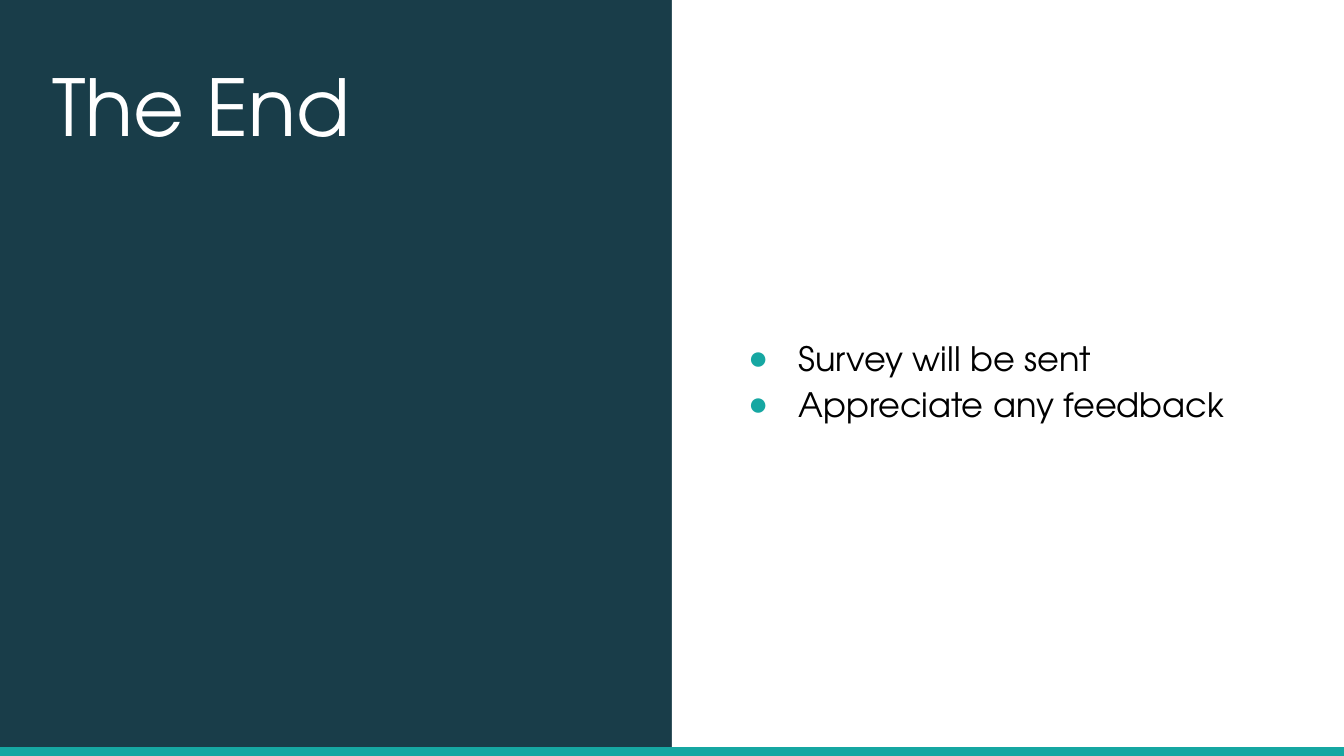
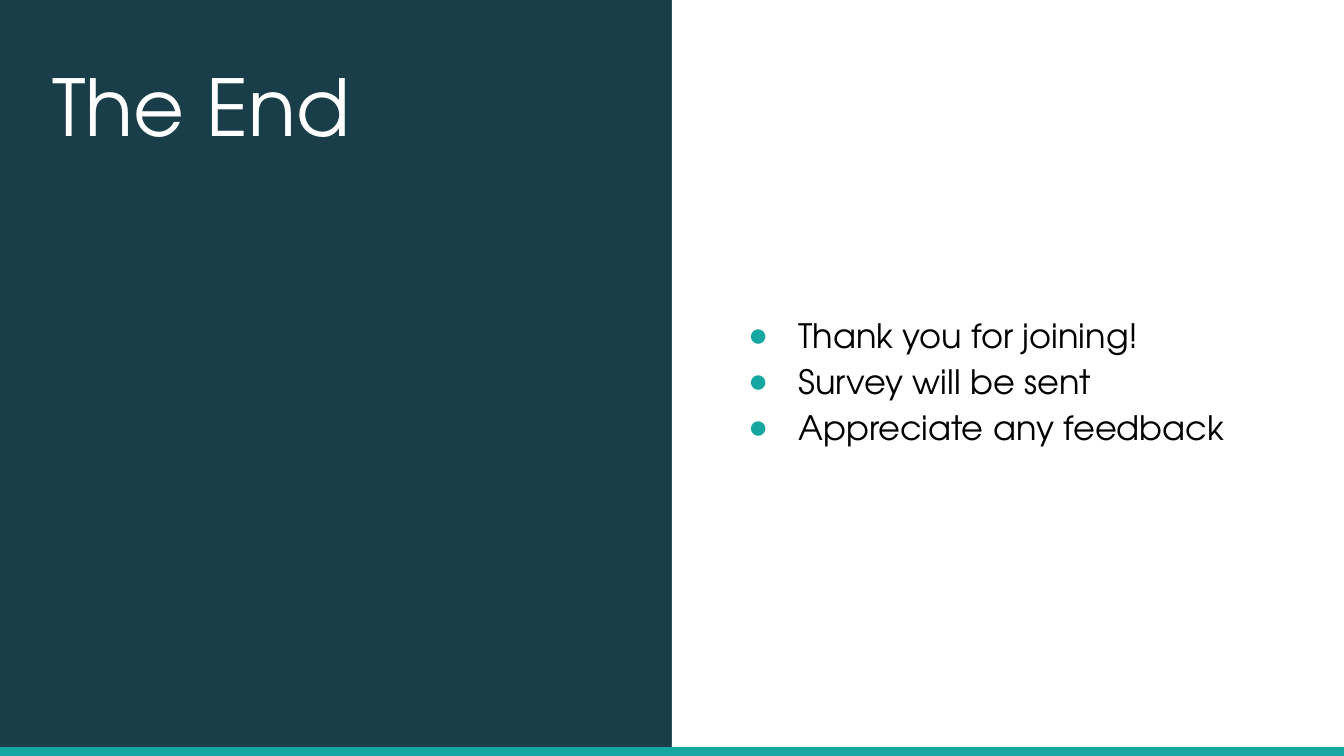
Before and after one commit to DigitalCraftsStudents/Workshop_TypeScript-20201017, a slide deck: slide 41 of TypeScript Workshop 10_17_2020.pptx (slide 40 before the commit). Drawn at 1344x756 pixels with LibreOffice and Linux fonts; fonts in the diff are those of the drawing; background and template pictures are left out. Boxes give left, top, right and bottom in pixels: in the first picture for what was removed or moved away, otherwise in the second. Text is boxed around its words. In the diff, an @@ line names an element or a change of style, - is before the commit and + after.

```diff
--- a/TypeScript Workshop 10_17_2020.pptx
+++ b/TypeScript Workshop 10_17_2020.pptx
@@ text at bbox=[798, 323, 1139, 356]: paragraph added @@
+● Thank you for joining!
```
Also in this commit, not shown: 1 slide added, 1 other file.
